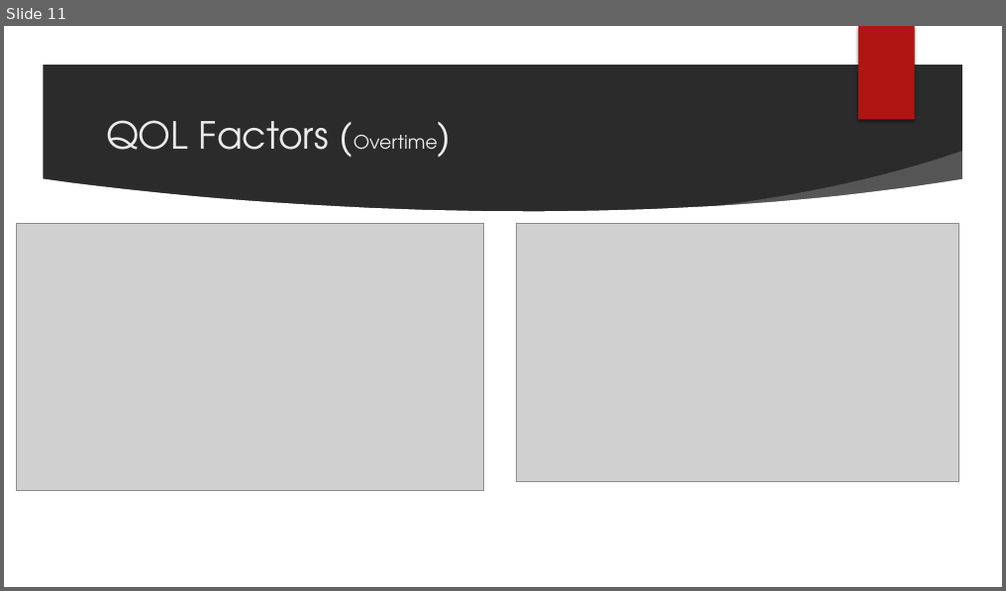
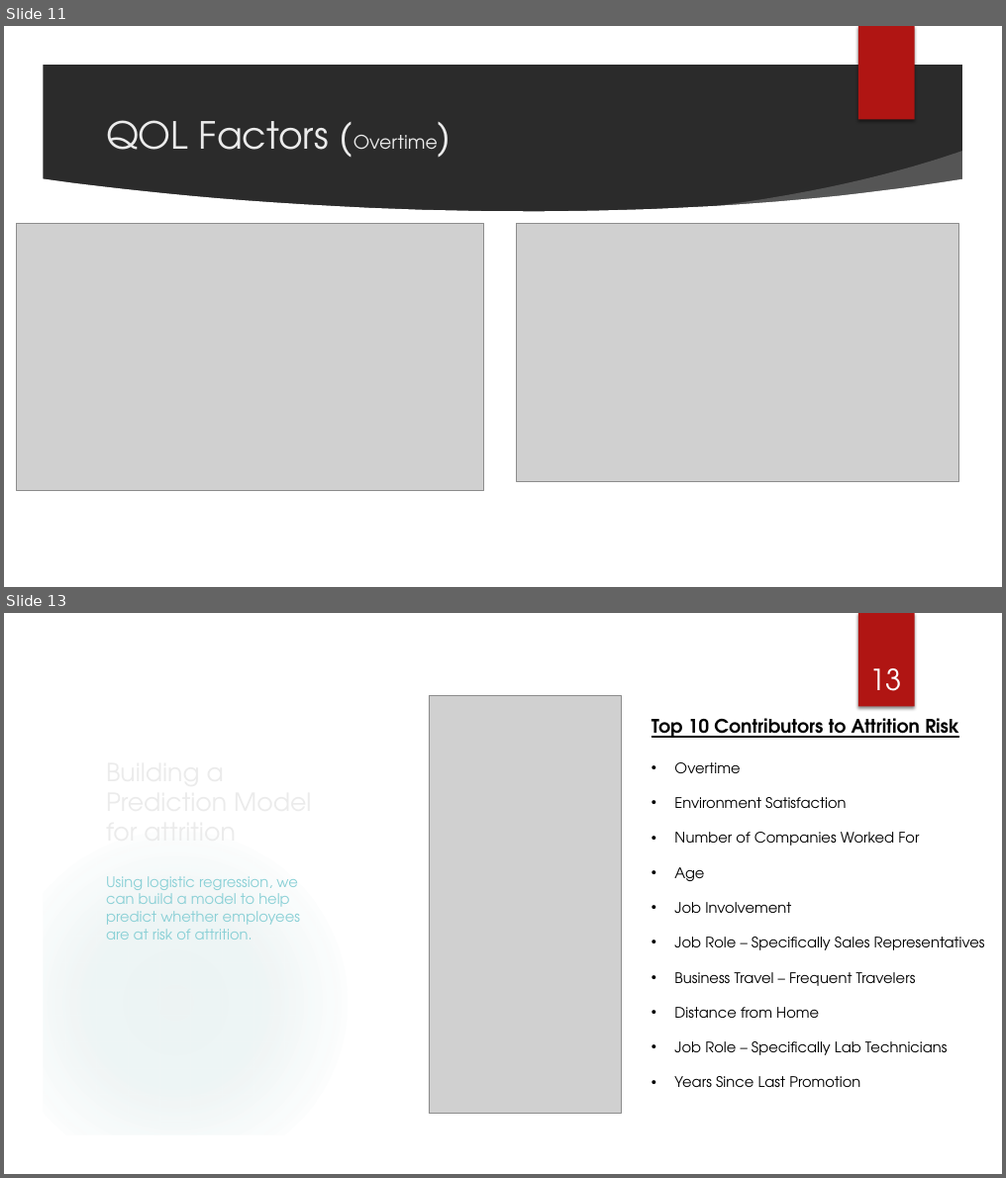
Before and after one commit to Ujustwaite/DDS_Case_Study_2, a slide deck: DraftPresentation.pptx. Shown one above the other, each under a label of ours: slide 11 before the commit, slides 11 and 13 after it; the slides between them are not shown. The pictures are 1006x591 and 1006x1178 pixels, drawn with LibreOffice and Linux fonts; fonts in the diff are those of the drawing; grey boxes stand for pictures; background and template pictures are left out; a plain dark background stands for a picture behind light text. Boxes give left, top, right and bottom in pixels: in the first picture for what was removed or moved away, otherwise in the second. Text is boxed around its words. In the diff, an @@ line names an element or a change of style, - is before the commit and + after.

```diff
--- a/DraftPresentation.pptx
+++ b/DraftPresentation.pptx
@@ slide 13 added at [4, 613, 1002, 1174], background picture (left out); not listed: 4 template elements that a slide beside it also shows @@
@@ freeform shape added at [367, 645, 425, 917], fill #FFFFFF at 20% opacity @@
@@ freeform shape added at [383, 646, 486, 1141], fill #FFFFFF @@
@@ rectangle added at [472, 646, 967, 1142], fill #FFFFFF @@
@@ page number added at [869, 668, 902, 691], 28 pt, text #FFFFFF @@
+13
@@ picture added at [429, 695, 621, 1114] @@
@@ text added at [651, 718, 985, 1087], 14 pt, text #000000 @@
+Top 10 Contributors to Attrition Risk
+• Overtime
+• Environment Satisfaction
+• Number of Companies Worked For
+• Age
+• Job Involvement
+• Job Role – Specifically Sales Representatives
+• Business Travel – Frequent Travelers
+• Distance from Home
+• Job Role – Specifically Lab Technicians
+• Years Since Last Promotion
@@ text added at [106, 876, 300, 940], 14 pt, text #8AD0D6 @@
+Using logistic regression, we can build a model to help predict whether employees are at risk of attrition.
@@ title added at [177, 889, 252, 940], 24 pt, text #EBEBEB @@
+Building a Prediction Model for attrition
```
Also in this commit, not shown: 10 slides changed, 1 other slide added.
